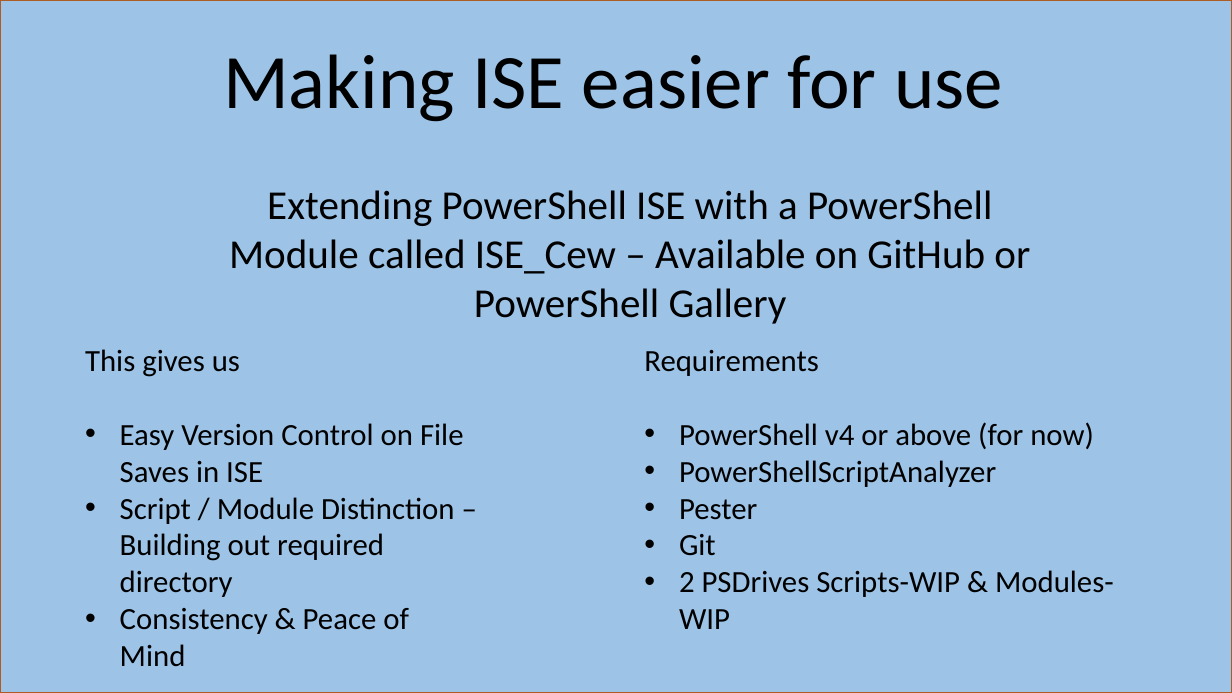
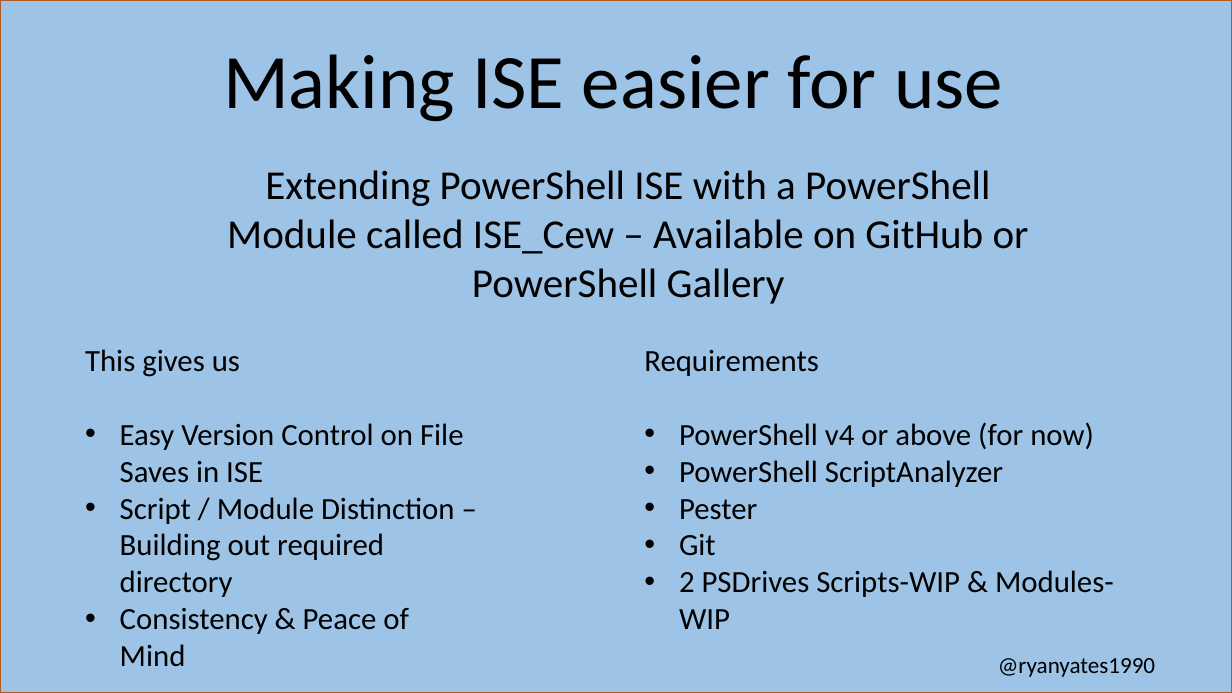
Before and after one commit to kilasuit/Presentations, a slide deck: slide 6 of Teaching The It Pro How to Dev/Teaching the ITPro how to Dev.pptx (slide 5 before the commit). Drawn at 1232x693 pixels with LibreOffice and Linux fonts; fonts in the diff are those of the drawing. Boxes give left, top, right and bottom in pixels: in the first picture for what was removed or moved away, otherwise in the second. Text is boxed around its words. In the diff, an @@ line names an element or a change of style, - is before the commit and + after.

```diff
--- a/Teaching The It Pro How to Dev/Teaching the ITPro how to Dev.pptx
+++ b/Teaching The It Pro How to Dev/Teaching the ITPro how to Dev.pptx
@@ text "Extending PowerShell ISE with a ..." moved from (x1=229, y1=190, x2=1030, y2=324) to (x1=227, y1=170, x2=1029, y2=304) @@
@@ text at (x1=679, y1=460, x2=1003, y2=487): spaces changed @@
-• PowerShellScriptAnalyzer
+• PowerShell ScriptAnalyzer
@@ text added at (x1=998, y1=658, x2=1155, y2=677), 18 pt, text #000000 @@
+@ryanyates1990
```
Also in this commit, not shown: 8 other slides changed, 1 slide added.
